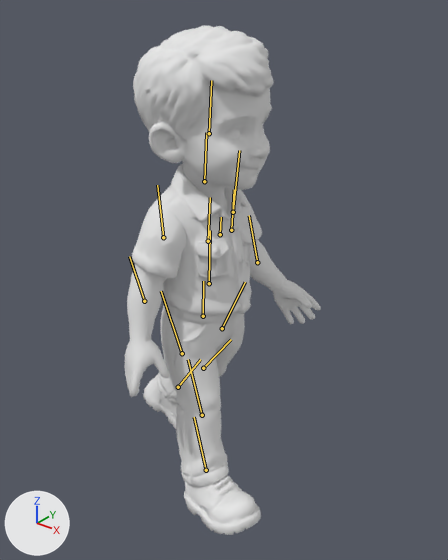
Renders of the glTF model remake/assets/characters/egill.glb from each side of a commit.
Camera for both pictures: a 50 mm lens placed at (0.846, -0.979, 1.168), pointed at (0.037, 0.032, 0.541). The axes (+X, +Y, +Z) are drawn at lower left. The lights are the same throughout. The picture after the commit comes second. Both versions are drawn at frame 18 of the action 'walk'; the numbers are the values there. The bones that change, and the others that lie on the model, are drawn over the model as lines.

In view in the first picture: 'Egill body'.
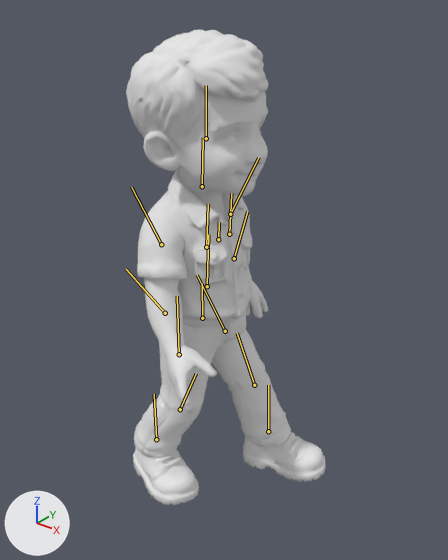
Where the change shows, as pixel boxes [x1, y1, x2, y2] in the pictures (448 x 560 px):
'Egill body', posed (7% shorter)
    before: [124, 25, 321, 535]
    after: [126, 30, 326, 505]
bone 'Hips', root to tip
    before: (203, 316) to (203, 281)
    after: (202, 318) to (202, 283)
bone 'Spine', root to tip
    before: (209, 283) to (210, 230)
    after: (207, 286) to (208, 234)
bone 'Chest', root to tip
    before: (220, 234) to (221, 217)
    after: (218, 239) to (219, 222)
bone 'Head', root to tip
    before: (209, 133) to (211, 80)
    after: (206, 138) to (206, 85)
bone 'LeftUpperArm', root to tip
    before: (233, 212) to (239, 150)
    after: (230, 214) to (258, 157)
bone 'LeftLowerArm', root to tip
    before: (257, 262) to (249, 215)
    after: (234, 258) to (247, 211)
bone 'RightUpperArm', root to tip
    before: (163, 237) to (157, 185)
    after: (161, 244) to (131, 187)
bone 'RightLowerArm', root to tip
    before: (144, 301) to (129, 256)
    after: (165, 313) to (126, 269)
bone 'LeftUpperLeg', root to tip
    before: (222, 328) to (245, 282)
    after: (225, 331) to (197, 275)
bone 'LeftLowerLeg', root to tip
    before: (203, 368) to (231, 339)
    after: (254, 385) to (237, 333)
bone 'LeftFoot', root to tip
    before: (178, 387) to (200, 359)
    after: (268, 431) to (268, 385)
bone 'RightUpperLeg', root to tip
    before: (182, 353) to (161, 291)
    after: (179, 354) to (177, 296)
bone 'RightLowerLeg', root to tip
    before: (202, 415) to (188, 359)
    after: (180, 409) to (196, 373)
bone 'RightFoot', root to tip
    before: (206, 470) to (194, 417)
    after: (156, 439) to (154, 394)

The edits, one by one:
Bone 'Hips' (bone_hips) moves from (0.0, -0.015, 0.0) to (0.0, -0.02, 0.002).
Bone 'Hips' (bone_hips) turns from (-2, 4, 0) to (-1, -4, 0) degrees about its own x, y and z.
Bone 'Spine' (bone_spine) turns from (0, -2, 0) to (0, 2, -2) degrees about its own x, y and z.
Bone 'Chest' (bone_chest) turns from (0, -2, -2) to (0, 2, -1) degrees about its own x, y and z.
Bone 'Head' (bone_head) turns from (0, 2, 0) to (0, -1, 2) degrees about its own x, y and z.
Bone 'LeftUpperArm' (bone_leftupperarm) turns from (-20, 0, 13) to (-20, 0, -14) degrees about its own x, y and z.
Bone 'LeftLowerArm' (bone_leftlowerarm) turns from (0, 0, 20) to (0, 0, 12) degrees about its own x, y and z.
Bone 'RightUpperArm' (bone_rightupperarm) turns from (20, 0, -13) to (20, 0, 14) degrees about its own x, y and z.
Bone 'RightLowerArm' (bone_rightlowerarm) turns from (0, 0, 12) to (0, 0, 22) degrees about its own x, y and z.
Bone 'LeftUpperLeg' (bone_leftupperleg) turns from (0, 0, -23) to (3, 0, 34) degrees about its own x, y and z.
Bone 'LeftLowerLeg' (bone_leftlowerleg) turns from (0, 0, -13) to (0, 0, -12) degrees about its own x, y and z.
Bone 'LeftFoot' (bone_leftfoot) turns from (0, 0, 2) to (-2, 2, -20) degrees about its own x, y and z.
Bone 'RightUpperLeg' (bone_rightupperleg) turns from (0, 0, 23) to (1, 3, 0) degrees about its own x, y and z.
Bone 'RightLowerLeg' (bone_rightlowerleg) turns from (0, 0, -6) to (0, 0, -23) degrees about its own x, y and z.
Bone 'RightFoot' (bone_rightfoot) turns from (0, 0, -2) to (0, 1, 24) degrees about its own x, y and z.
